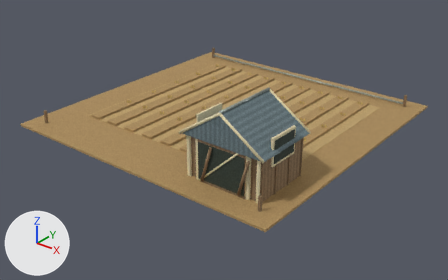
Two versions of the glTF model game/assets/desert-dreams-3d/279-blender.glb, one commit apart.
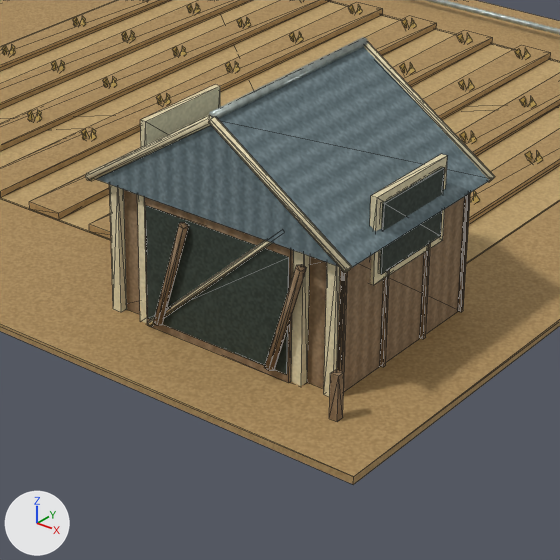
There are two pictures of each version: one whole from a camera (50 mm lens) standing at (19.35, -24.78, 13.78) and looking at (0.53, -1.25, -0.8), one close up on the part from 34% to 74% of the width and 27% to 92% of the height. The axes (+X, +Y, +Z) are drawn at lower left. The lights are the same throughout. The older version's two pictures come first. The close-ups show mesh edges as thin lines. Objects named as collision shapes, trigger or cutter boxes, shadow casters or lower levels of detail are left out. Vertices at exactly the same position are counted once.

Objects in the first close-up: 'ag_dormant_1x1 cream', 'ag_dormant_1x1 dark', 'ag_dormant_1x1 dry', 'ag_dormant_1x1 earth', 'ag_dormant_1x1 grain', 'ag_dormant_1x1 metal', 'ag_dormant_1x1 roof', 'ag_dormant_1x1 wood'.
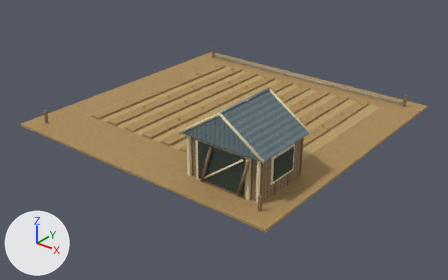
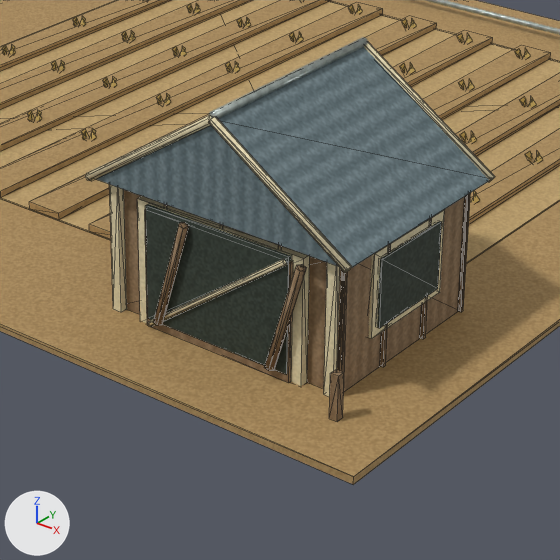
Boxes (x1, y1, x2, y2) around the edits, measured in the close-ups (560 x 560 px; the box of a moved part takes in the faces that stretch with it):
```json
{"object": "ag_dormant_1x1 dark", "change": "reshaped", "before": [145, 167, 445, 374], "after": [145, 204, 442, 374], "on screen": "18% shorter"}
{"part": 1, "of": "me_ag_dormant_1x1_cream", "change": "moved or reshaped", "before": [141, 85, 220, 147], "on screen": "not visible afterwards"}
{"part": 2, "of": "me_ag_dormant_1x1_cream", "change": "moved or reshaped", "before": [370, 154, 447, 285], "after": [369, 210, 444, 339]}
{"part": 3, "of": "me_ag_dormant_1x1_cream", "change": "moved or reshaped", "before": [137, 194, 310, 386], "after": [137, 196, 310, 386]}
{"part": 4, "of": "me_ag_dormant_1x1_cream", "change": "moved or reshaped", "before": [147, 240, 272, 327], "after": [148, 259, 287, 327]}
{"part": 5, "of": "me_ag_dormant_1x1_dark", "change": "moved or reshaped", "before": [379, 167, 445, 274], "after": [377, 221, 442, 328]}
{"part": 6, "of": "me_ag_dormant_1x1_wood", "change": "moved or reshaped", "before": [144, 197, 293, 383], "after": [145, 209, 293, 383]}
```

Edits to the scene script, one JSON object a line:
```json
{"block": "me_ag_dormant_1x1_cream", "where": "me_ag_dormant_1x1_cream.from_pydata(...)  # 124 vertices, 196 faces; spans x 2.41..6.99, y -6.81..-3.19, z 0.1..3.77"}
{"block": "me_ag_dormant_1x1_cream", "where": "# used by ob_ag_dormant_1x1_cream; location = (0.0, 0.0, 0.0)"}
{"block": "me_ag_dormant_1x1_cream", "change": "me_ag_dormant_1x1_cream part 1: the loose piece of 8 vertices spanning x 2.65..2.75, y -5.85..-4.15, z 1.55..2.85 is moved by (0.0, 0.0, -0.83)"}
{"block": "me_ag_dormant_1x1_cream", "change": "me_ag_dormant_1x1_cream part 2: the loose piece of 8 vertices spanning x 6.65..6.75, y -5.85..-4.15, z 1.55..2.85 is moved by (0.0, 0.0, -0.83)"}
{"block": "me_ag_dormant_1x1_cream", "change": "me_ag_dormant_1x1_cream part 3: all 4 vertices in x 3.25..6.15, y -6.63..-6.49, z 2.6 are moved by (0.0, 0.0, -0.53)"}
{"block": "me_ag_dormant_1x1_cream", "change": "me_ag_dormant_1x1_cream part 4: all 6 vertices in x 5.87..5.93, y -6.74..-6.66, z 2.42..2.48 are moved by (0.0, 0.0, -0.48)"}
{"block": "me_ag_dormant_1x1_dark", "where": "# used by ob_ag_dormant_1x1_dark; location = (0.0, 0.0, 0.0)"}
{"op": "remove", "block": "me_ag_dormant_1x1_dark", "code": "me_ag_dormant_1x1_dark.from_pydata(...)  # 32 vertices, 48 faces; spans x 2.61..6.79, y -6.69..-3.33, z 0.25..2.78"}
{"op": "add", "block": "me_ag_dormant_1x1_dark", "code": "me_ag_dormant_1x1_dark.from_pydata(...)  # 32 vertices, 48 faces; spans x 2.61..6.79, y -6.69..-3.33, z 0.25..2.05"}
{"block": "me_ag_dormant_1x1_dark", "change": "me_ag_dormant_1x1_dark part 5: the loose piece of 8 vertices spanning x 6.73..6.79, y -5.72..-4.28, z 1.68..2.73 is moved by (0.0, 0.0, -0.83)"}
{"block": "me_ag_dormant_1x1_dark", "change": "other edits to the shape of me_ag_dormant_1x1_dark do not show in these pictures"}
{"block": "me_ag_dormant_1x1_wood", "where": "# used by ob_ag_dormant_1x1_wood; location = (0.0, 0.0, 0.0)"}
{"block": "me_ag_dormant_1x1_wood", "where": "# before: 186 (5.97, -6.62, 2.48), 187 (3.42, -6.62, 2.48), 190 (5.97, -6.68, 2.48), 191 (3.42, -6.68, 2.48)"}
{"op": "remove", "block": "me_ag_dormant_1x1_wood", "code": "me_ag_dormant_1x1_wood.from_pydata(...)  # 216 vertices, 328 faces; spans x -7.07..7.07, y -7.07..7.07, z 0.12..2.48"}
{"op": "add", "block": "me_ag_dormant_1x1_wood", "code": "me_ag_dormant_1x1_wood.from_pydata(...)  # 216 vertices, 328 faces; spans x -7.07..7.07, y -7.07..7.07, z 0.12..2.22"}
{"block": "me_ag_dormant_1x1_wood", "change": "me_ag_dormant_1x1_wood part 6"}
{"op": "add", "block": "me_ag_dormant_1x1_wood", "code": "for i in [186, 187, 190, 191]: me_ag_dormant_1x1_wood.vertices[i].co += Vector((0.0, 0.0, -0.5))"}
```
